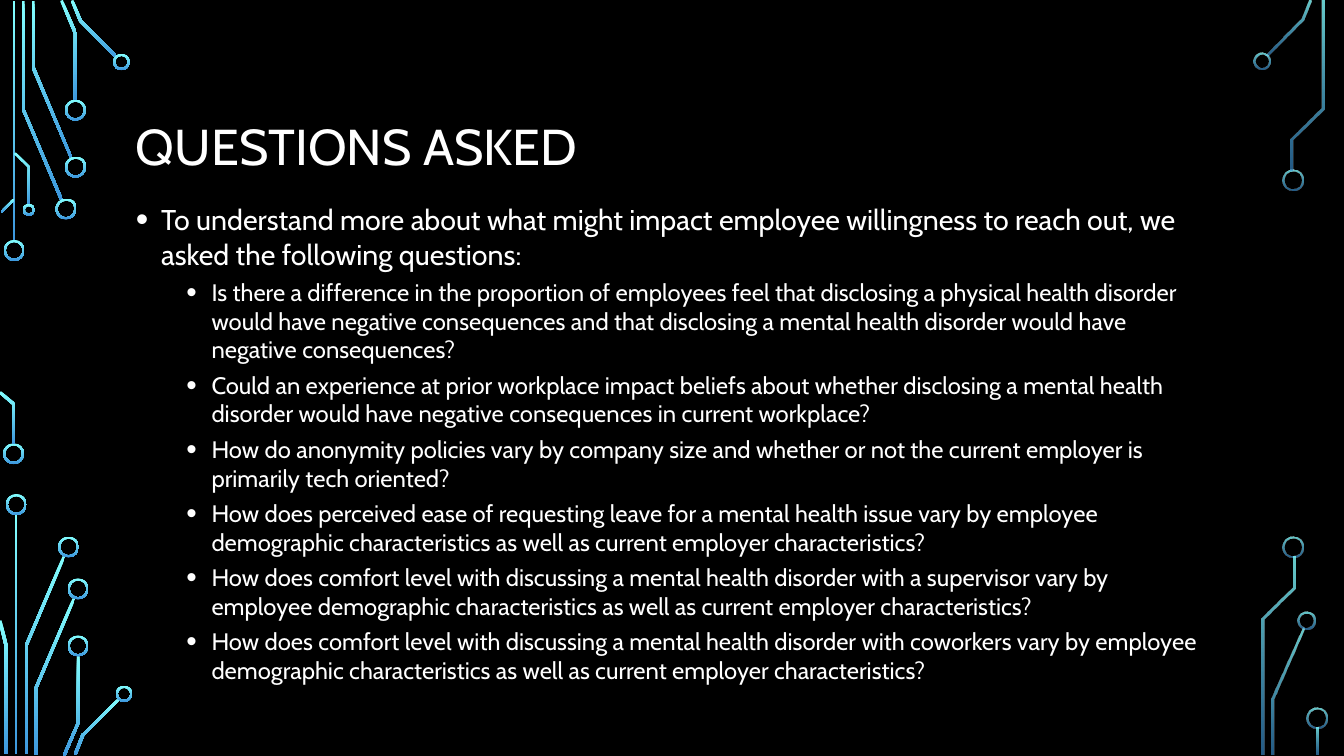
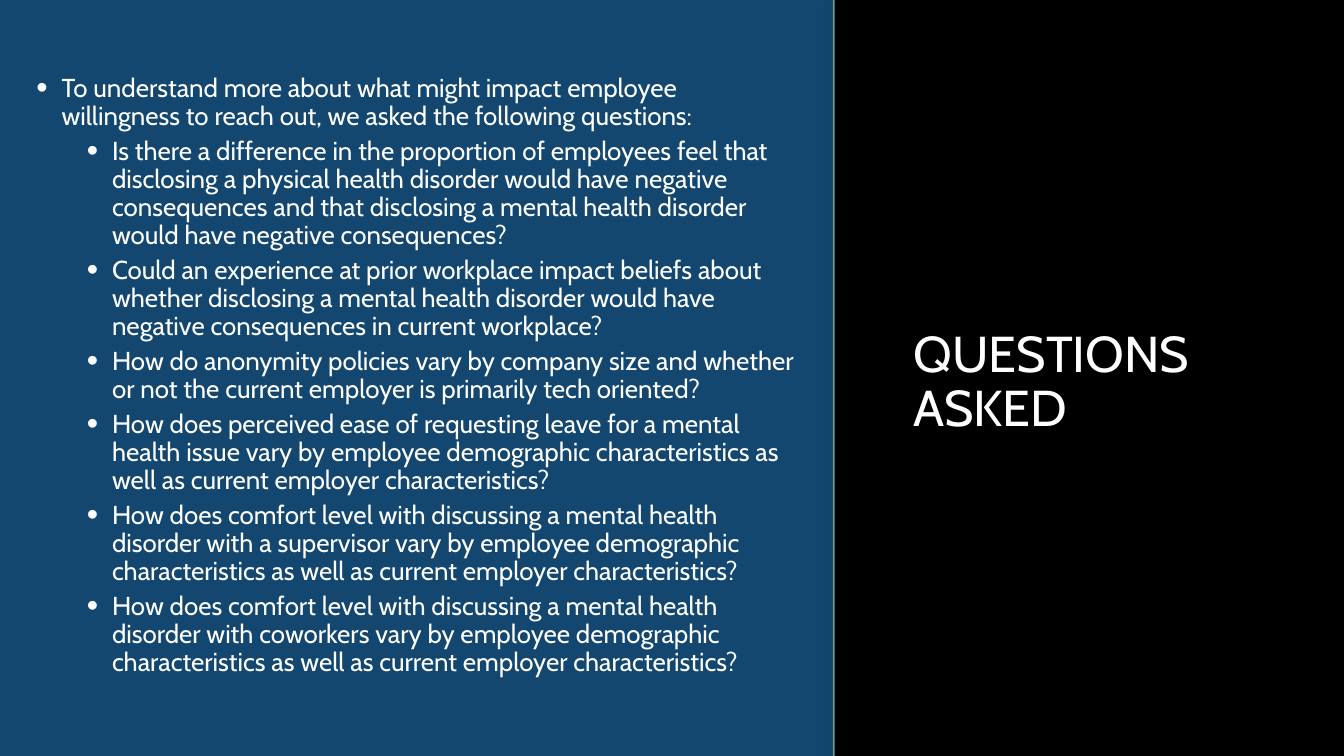
Before and after one commit to shrutih17/INFM600project, a slide deck: slide 7 of Presentation.pptx. Drawn at 1344x756 pixels with LibreOffice and Linux fonts; fonts in the diff are those of the drawing; background and template pictures are left out. Boxes give left, top, right and bottom in pixels: in the first picture for what was removed or moved away, otherwise in the second. Text is boxed around its words. In the diff, an @@ line names an element or a change of style, - is before the commit and + after.

Commit message:
Added colors to two of my charts. Revised slides.

```diff
--- a/Presentation.pptx
+++ b/Presentation.pptx
@@ rectangle added at box(0, 0, 1344, 756), fill #000000 @@
@@ round diag rect added at box(0, 0, 833, 756), fill #134770 @@
@@ line added from (834, 0) to (834, 756), #B4FFFF 1.5 pt @@
@@ text "To understand more about what ...": place and size @@
-text "To understand more about what ..." at box(161, 208, 1196, 685)
+text "To understand more about what ..." at box(62, 77, 793, 677)
@@ text "To understand more about what ..." at box(62, 77, 793, 677): size 20.4 to 18.5 pt in "To understand more about what might impact ..."; size 17 to 18.5 pt in "Is there a difference in the proportion ...", "Could an experience at prior workplace impact ...", "How do anonymity policies vary by company ...", "How does perceived ease of requesting leave ..." and 2 more places; line spacing 1 to 0.9; vertical alignment top to middle @@
@@ title "QUESTIONS ASKED" rewrapped from box(136, 129, 577, 166) to box(913, 336, 1189, 427) @@
@@ group removed at box(3, 52, 1328, 754): 19 freeform shapes @@
```
Also in this commit, not shown: 1 other slide changed, 4 slides added, 2 slides removed, 2 other files.
